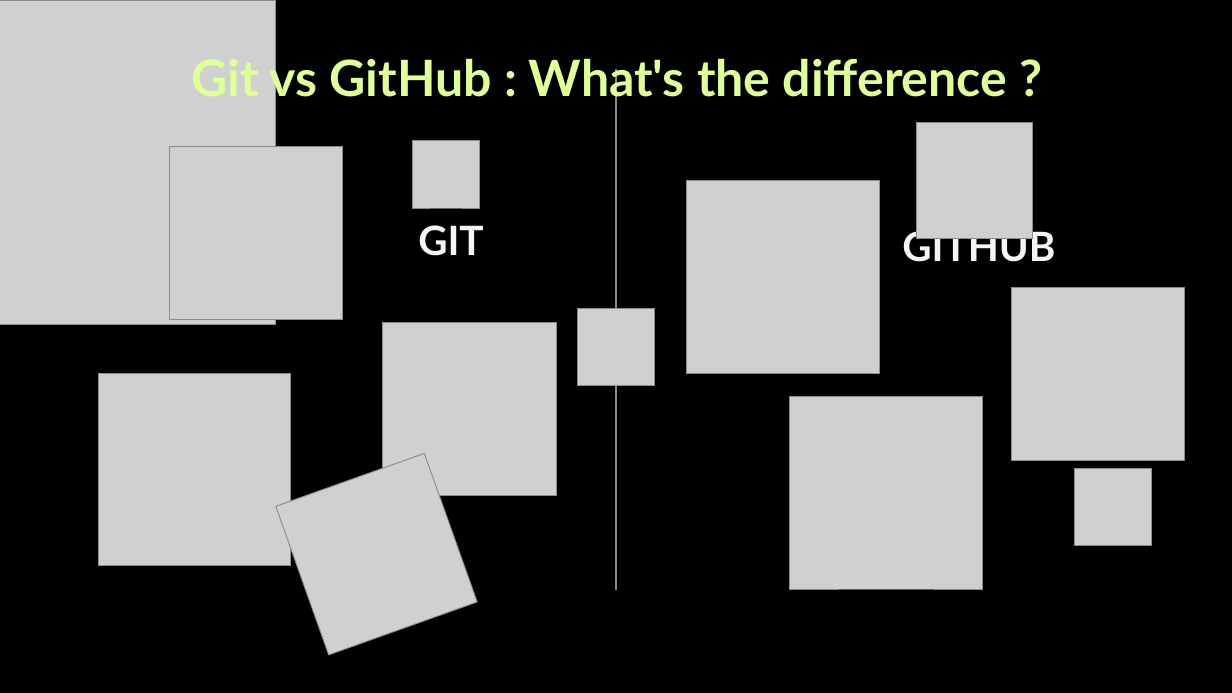
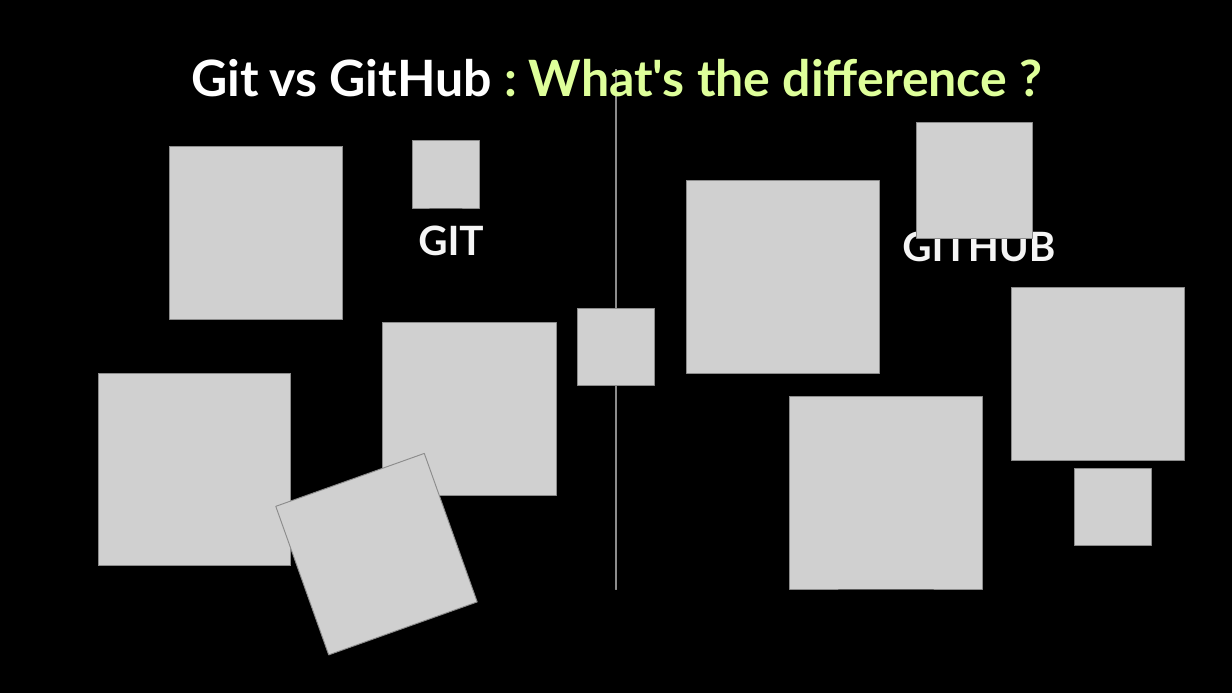
Before and after one commit to miftahulhoque01/Dummy-Project, a slide deck: slide 1 of GitHub_collaboration.pptx. Drawn at 1232x693 pixels with LibreOffice and Linux fonts; fonts in the diff are those of the drawing; grey boxes stand for pictures. Boxes give left, top, right and bottom in pixels: in the first picture for what was removed or moved away, otherwise in the second. Text is boxed around its words. In the diff, an @@ line names an element or a change of style, - is before the commit and + after.

```diff
--- a/GitHub_collaboration.pptx
+++ b/GitHub_collaboration.pptx
@@ picture removed at (0,0,276,324) @@
@@ text "Git vs GitHub : What's ..." at (191,58,1008,105): text colour #DEFF9A to #FFFFFF in "Git vs GitHub" @@
```
Also in this commit, not shown: 7 other slides changed, 2 slides added.
